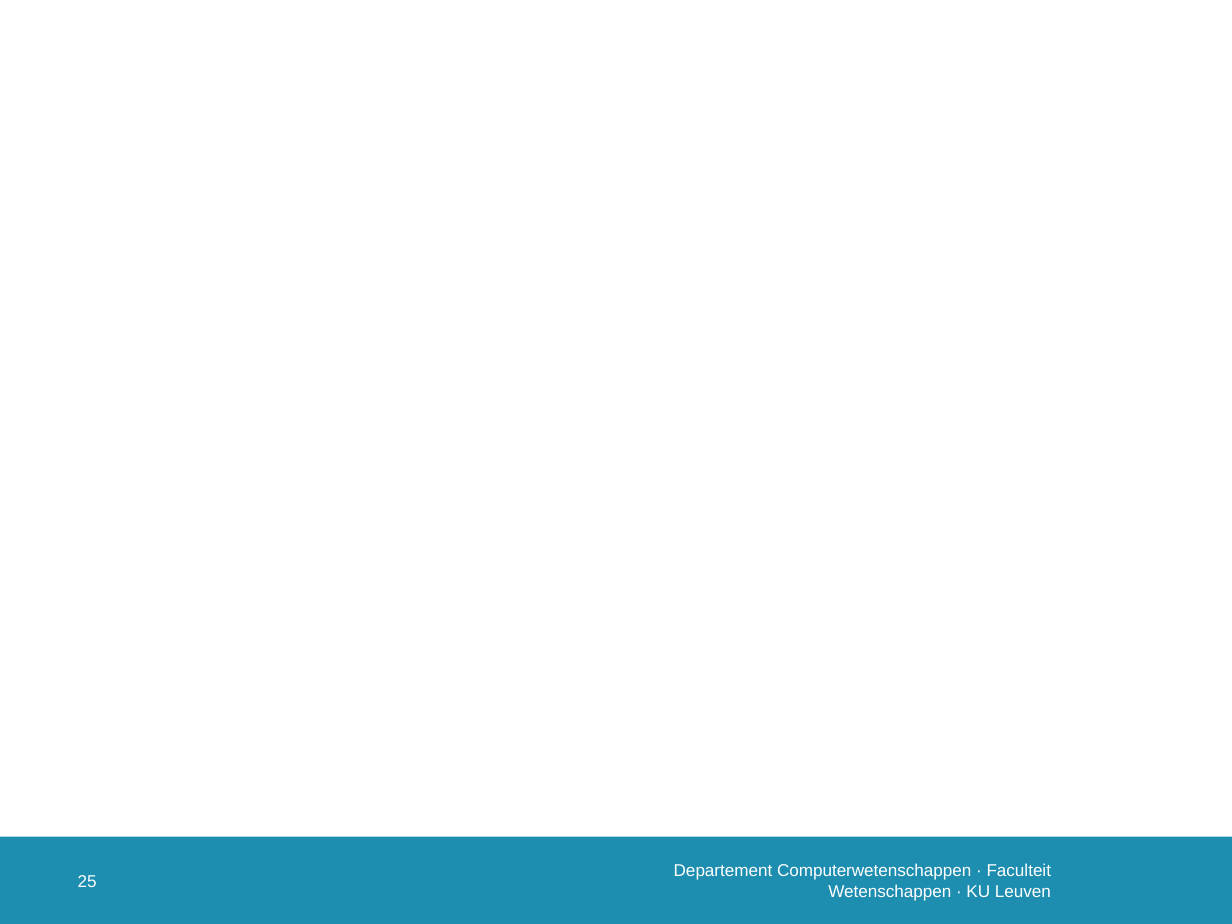
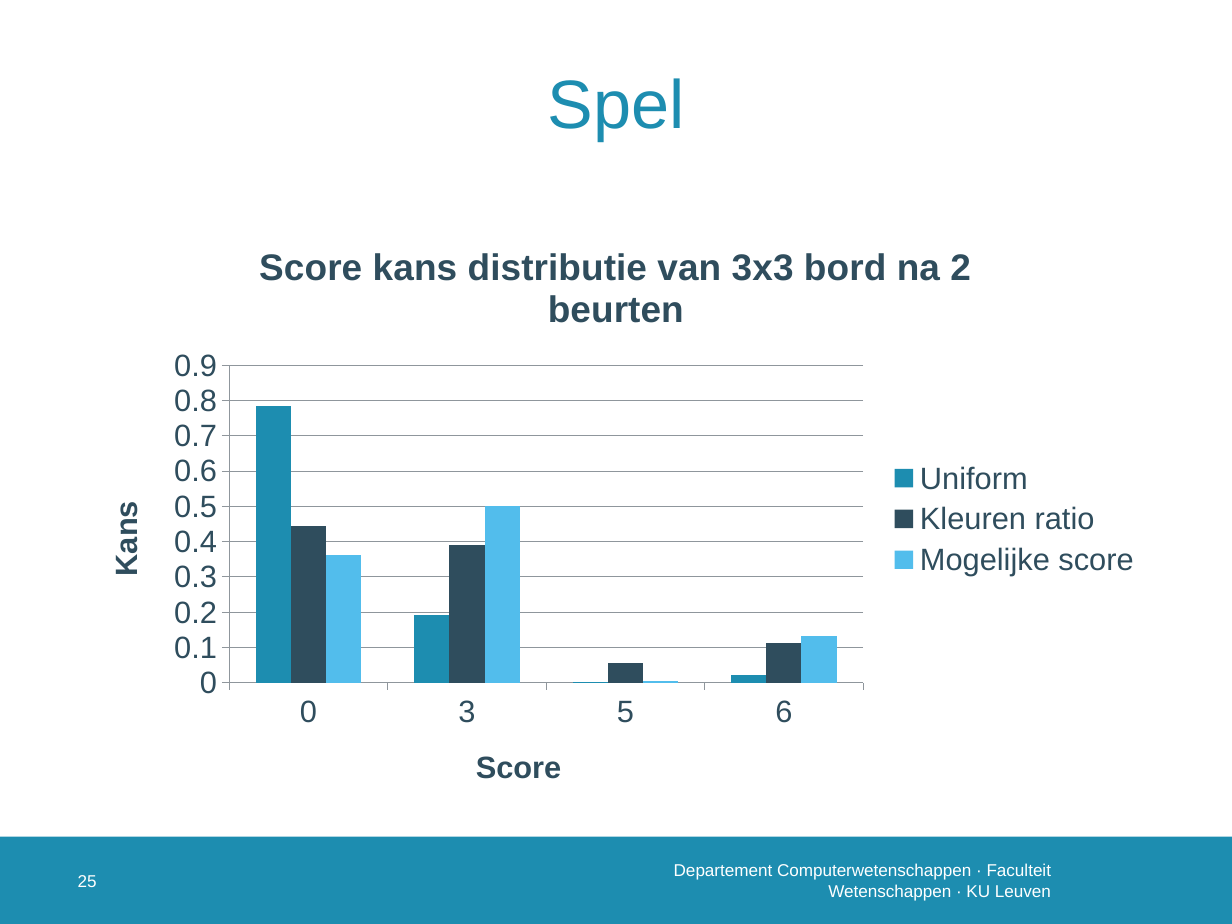
Before and after one commit to susverwimp/T208-Probabilistic-Programming-A-Case-Study, a slide deck: slide 26 of thesis/presentations/2 second/second.pptx. Drawn at 1232x924 pixels with LibreOffice and Linux fonts; fonts in the diff are those of the drawing; background and template pictures are left out. Boxes give left, top, right and bottom in pixels: in the first picture for what was removed or moved away, otherwise in the second. Text is boxed around its words. In the diff, an @@ line names an element or a change of style, - is before the commit and + after.

```diff
--- a/thesis/presentations/2 second/second.pptx
+++ b/thesis/presentations/2 second/second.pptx
@@ title added at [548, 78, 685, 141], 40 pt, text #1D8DB0 @@
+Spel
@@ column chart added at [78, 223, 1154, 814] @@
+title "Score kans distributie van 3x3 bord na 2 beurten"
+categories: 0, 3, 5, 6
+Uniform: 0.78, 0.19, 0, 0.02
+Kleuren ratio: 0.44, 0.39, 0.06, 0.11
+Mogelijke score: 0.36, 0.5, 0, 0.13
```
Also in this commit, not shown: 3 other slides changed, 2 other files.
